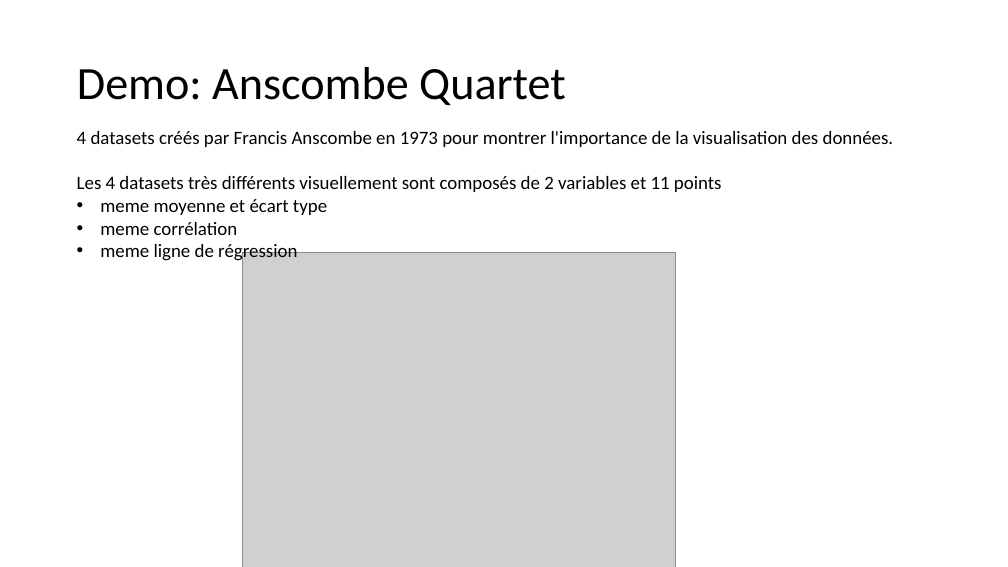
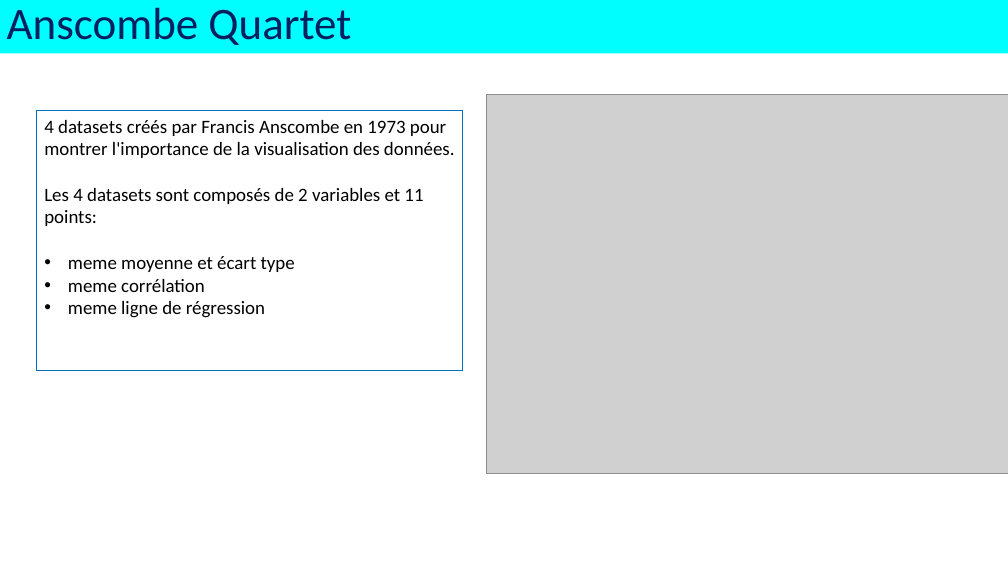
Before and after one commit to alexisperrier/XEmines_DataScience_2020, a slide deck: slide 12 of slides/XEM20_S1D3_regression_lineaire.pptx (slide 11 before the commit). Drawn at 1008x567 pixels with LibreOffice and Linux fonts; fonts in the diff are those of the drawing; grey boxes stand for pictures. Boxes give left, top, right and bottom in pixels: in the first picture for what was removed or moved away, otherwise in the second. Text is boxed around its words. In the diff, an @@ line names an element or a change of style, - is before the commit and + after.

```diff
--- a/slides/XEM20_S1D3_regression_lineaire.pptx
+++ b/slides/XEM20_S1D3_regression_lineaire.pptx
@@ rectangle "Anscombe Quartet": place and size @@
-rectangle "Anscombe Quartet" at [77, 67, 566, 105]
+rectangle "Anscombe Quartet" at [0, 0, 1008, 54]
@@ rectangle "Anscombe Quartet" at [0, 0, 1008, 54]: fill none to #00FDFF @@
@@ text in rectangle at [7, 7, 351, 45]: text changed; size 44 to 42.9 pt; text colour #000000 to #002060 @@
-Demo: Anscombe Quartet
+Anscombe Quartet
@@ rectangle "4 datasets créés par Francis ...": place and size @@
-rectangle "4 datasets créés par Francis ..." at [77, 131, 894, 263]
+rectangle "4 datasets créés par Francis ..." at [37, 110, 464, 370]
@@ rectangle "4 datasets créés par Francis ..." at [37, 110, 464, 370]: outline none to #0070C0 0.75 pt @@
@@ picture: place and size @@
-picture at [243, 253, 675, 567]
+picture at [487, 95, 1008, 474]
@@ text in rectangle at [44, 188, 423, 226]: text changed @@
-Les 4 datasets très différents visuellement sont composés de 2 variables et 11 points
+Les 4 datasets sont composés de 2 variables et 11 points:
```
Also in this commit, not shown: 10 other slides changed, 1 slide added.
